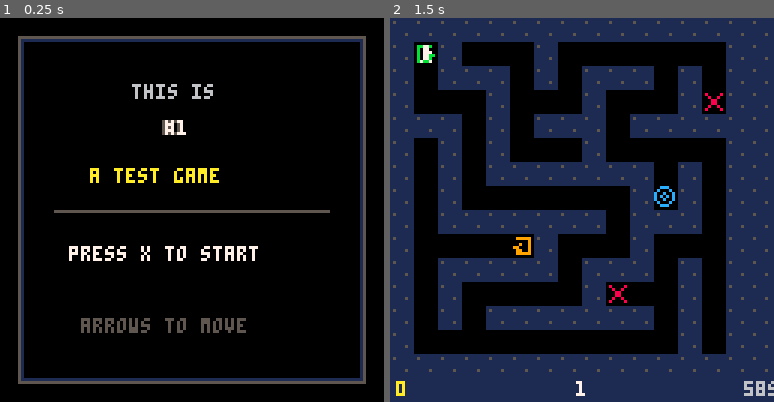
Above: before the commit, frames 1-2 (left to right).
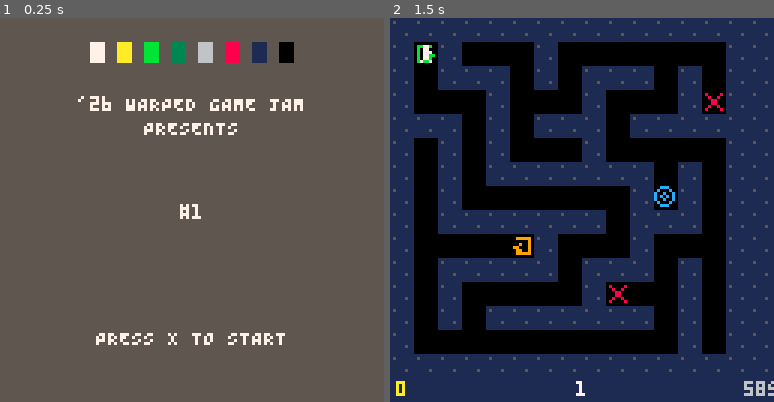
Above: after the commit, the same moments.

Repository: robotpony/game-jams
Game: PICO-8 cartridge 1/1.p8
Two runs of this game, one before a commit and one after it. Both use one fixed random seed, a clock stepped at 60 frames per second and the inputs below.
Inputs:
- Up to frame 1 (0.25 s): no input
- Up to frame 2 (1.5 s): tap X (X key) at 0.33, 1.07 s; tap O (Z key) at 0.7 s

The runs differ from the first frame. In frame 1, 96% of the frame differs, in the area x 0-100%, y 0-100%; in frame 2, nothing differs.

Commit message:
Adjusts the title.

Diff:
--- a/1/1.p8
+++ b/1/1.p8
@@ -1,5 +1,5 @@
 pico-8 cartridge // http://www.pico-8.com
-version 16
+version 42
 __lua__
 -- 1: maze game -- phase 4: visuals + sound
 
@@ -18,6 +18,28 @@
 next_seed=0
 next_tp=false
 trans_t=0
+
+-- lib/screen.lua
+function blink(hz)
+  return (time()*hz)%2<1
+end
+
+-- lib/title.lua
+function draw_title_card(name)
+  cls(5)
+  local sw={7,10,11,3,6,8,1,0}
+  for i=0,7 do
+    rectfill(30+i*9,8,34+i*9,14,sw[i+1])
+  end
+  local l1="'26 WARPED GAME JAM"
+  print(l1,64-#l1*2,26,7)
+  print("PRESENTS",48,34,7)
+  print(name,64-#name*2,62,7)
+  if blink(2) then
+    local l2="PRESS X TO START"
+    print(l2,64-#l2*2,104,7)
+  end
+end
 
 function mg(x,y)
   if x<0 or x>=MW or y<0 or y>=MH then return 1 end
@@ -258,17 +280,7 @@
   cls(0)
 
   if gs==2 then
-    rect(6,6,121,121,5)
-    rect(7,7,120,120,1)
-    print("this is",44,22,6)
-    print("#1",54,34,5)
-    print("#1",55,34,7)
-    print("a test game",30,50,10)
-    line(18,64,109,64,5)
-    if (time()*2)%2<1 then
-      print("press x to start",23,76,7)
-    end
-    print("arrows to move",27,100,5)
+    draw_title_card("#1")
     return
   end
 
Not shown, changed: the thumbnail (__label__) section of 1/1.p8
Not shown, changed: the sound effects (__sfx__) section of 1/1.p8
Not shown, changed: 1/CLAUDE.md
Not shown, changed: 1/PLAN.md
Not shown, changed: 1/README.md
